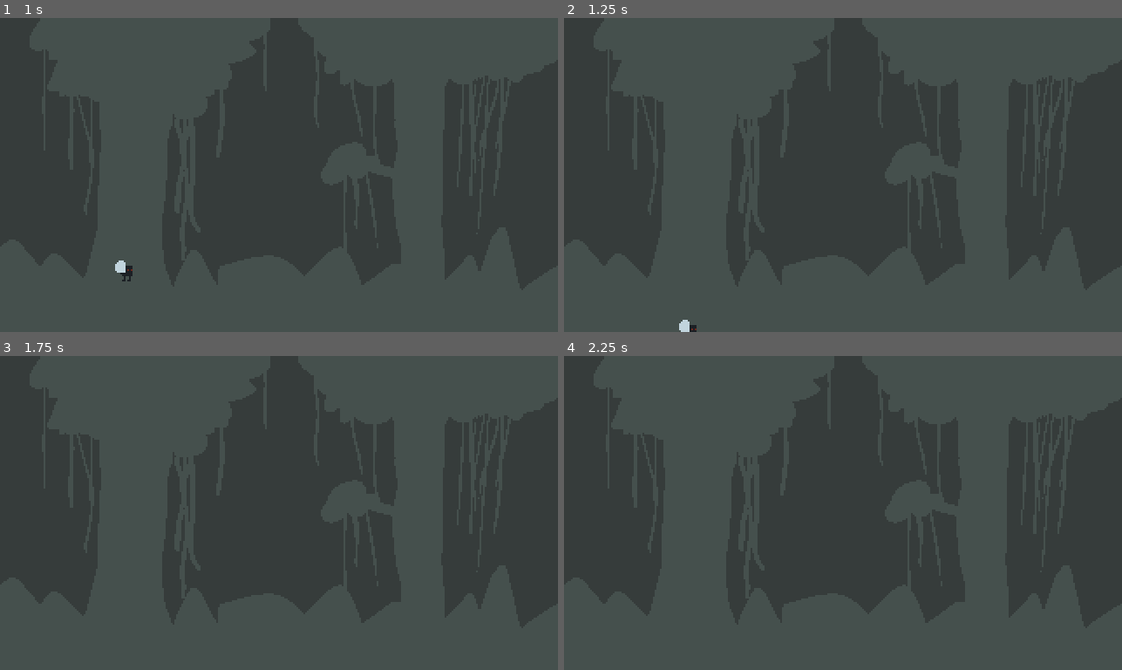
Above: before the commit, frames 1-4 (two rows, left to right).
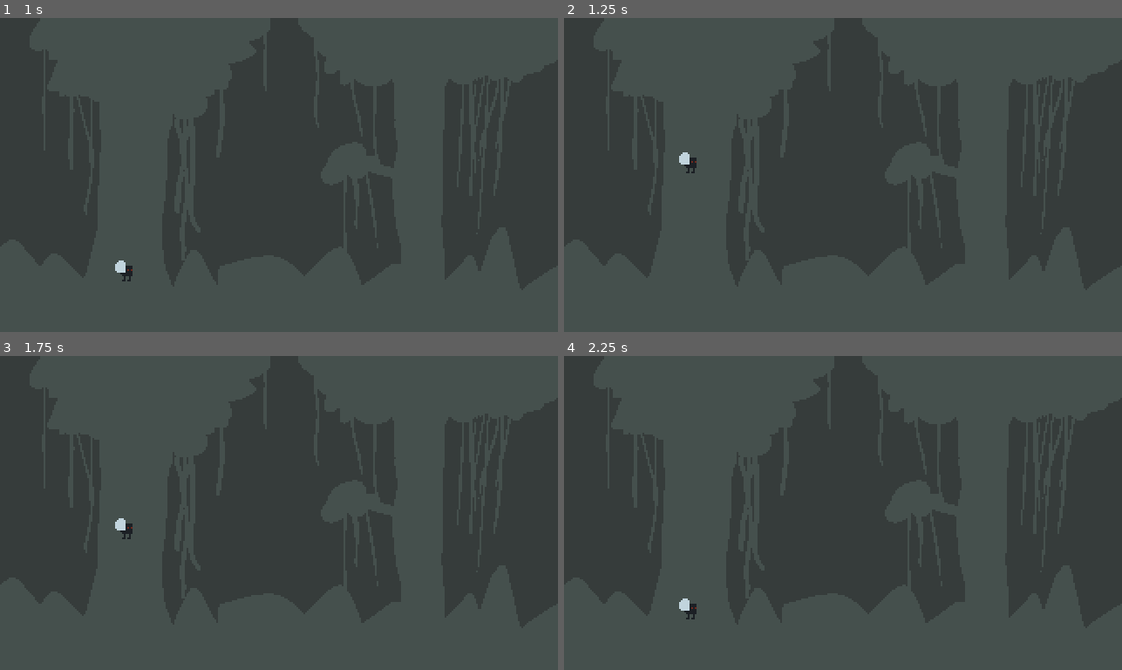
Above: after the commit, the same moments.

Repository: adrianwhatfield/flappy-fly
Game: Godot game, scene res://scenes/game.tscn
Same seed, same stepped clock (60 frames per second), same inputs: the game is played once before the commit and once after it.
Inputs:
- Up to frame 1 (1 s): no input
- Up to frame 2 (1.25 s): no input
- Up to frame 3 (1.75 s): no input
- Up to frame 4 (2.25 s): no input

Frame 1 is identical in both runs. In frame 2, 0.2% of the frame differs, in the area x 20-24%, y 42-100%; in frame 3, 0.1%; in frame 4, 0.1%.

Commit message:
Reset game.tscn if player falls out

Diff:
--- a/flappy-fly/scenes/Player.gd
+++ b/flappy-fly/scenes/Player.gd
@@ -23,3 +23,7 @@
 		motion.y = MAXFALLSPEED
 
 	motion = move_and_slide(motion, Vector2.UP)
+
+
+func _on_FallSpace_body_shape_entered(body_rid, body, body_shape_index, local_shape_index):
+	get_tree().reload_current_scene()
--- a/flappy-fly/scenes/game.tscn
+++ b/flappy-fly/scenes/game.tscn
@@ -1,7 +1,10 @@
-[gd_scene load_steps=3 format=2]
+[gd_scene load_steps=4 format=2]
 
 [ext_resource path="res://assets/art/background.png" type="Texture" id=1]
 [ext_resource path="res://scenes/Player.tscn" type="PackedScene" id=2]
+
+[sub_resource type="RectangleShape2D" id=1]
+extents = Vector2( 172, 10 )
 
 [node name="Node2D" type="Node2D"]
 
@@ -15,3 +18,15 @@
 
 [node name="Player" parent="." instance=ExtResource( 2 )]
 position = Vector2( 71, 83 )
+
+[node name="FallSpace" type="Area2D" parent="."]
+position = Vector2( 159, 188 )
+__meta__ = {
+"_edit_group_": true
+}
+
+[node name="CollisionShape2D" type="CollisionShape2D" parent="FallSpace"]
+position = Vector2( -2, 0 )
+shape = SubResource( 1 )
+
+[connection signal="body_shape_entered" from="FallSpace" to="Player" method="_on_FallSpace_body_shape_entered"]
